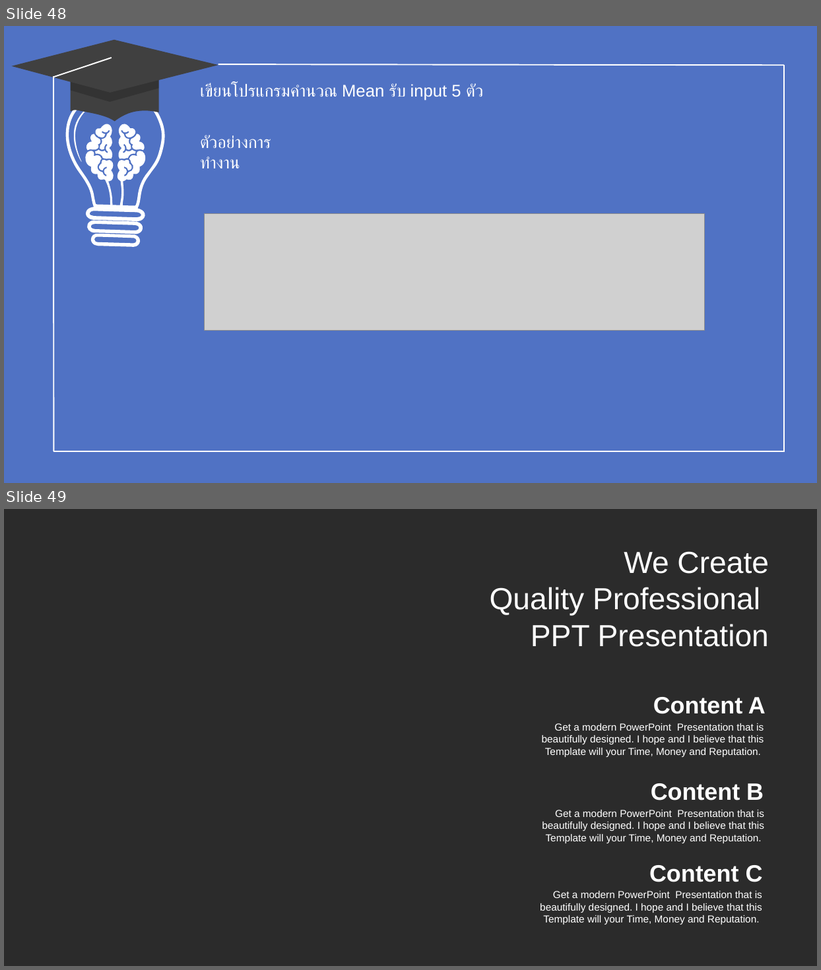
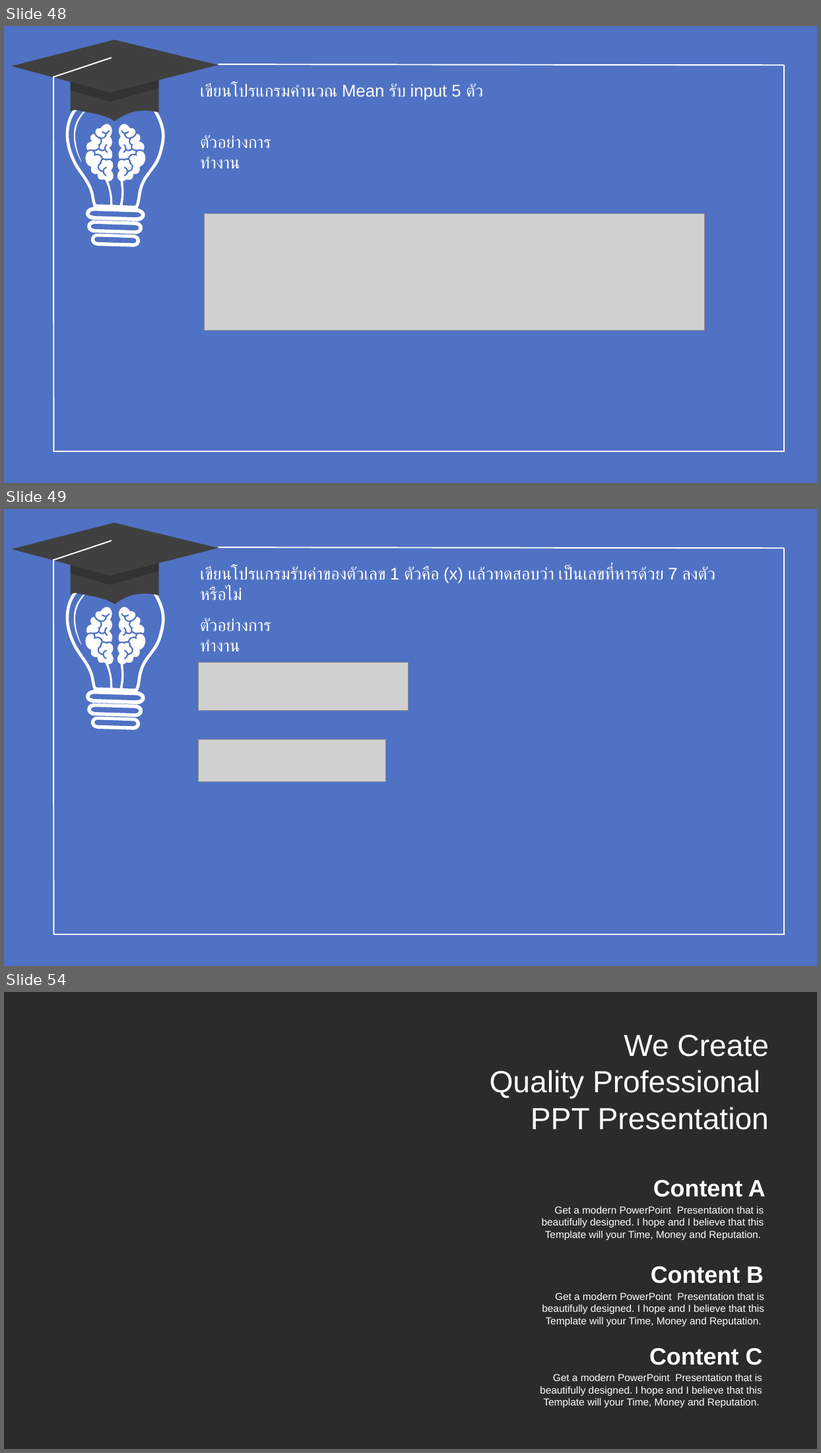
Before and after one commit to WatcharapolxFa/SolveProblemsIn-C-Language, a slide deck: TeachCLanguage/C.pptx. Shown one above the other, each under a label of ours: slides 48 and 49 before the commit, slides 48, 49 and 54 after it; the slides between them are not shown. The pictures are 821x970 and 821x1453 pixels, drawn with LibreOffice and Linux fonts; fonts in the diff are those of the drawing; grey boxes stand for pictures; background and template pictures are left out; a plain dark background stands for a picture behind light text. Boxes give left, top, right and bottom in pixels: in the first picture for what was removed or moved away, otherwise in the second. Text is boxed around its words. In the diff, an @@ line names an element or a change of style, - is before the commit and + after.

```diff
--- a/TeachCLanguage/C.pptx
+++ b/TeachCLanguage/C.pptx
@@ slide 49 added at box(4, 509, 817, 966), background #5072C4 @@
@@ line added from (784, 548) to (218, 547), #FFFFFF 1.5 pt @@
@@ line added from (784, 548) to (784, 935), #FFFFFF 1.5 pt @@
@@ group added at box(11, 522, 218, 935): 3 freeform shapes, 2 lines @@
@@ text added at box(200, 566, 706, 584), 20 pt, text #FFFFFF @@
+เขียนโปรแกรมรับค่าของตัวเลข 1 ตัวคือ (x) แล้วทดสอบว่า เป็นเลขที่หารด้วย 7 ลงตัวหรือไม่
@@ freeform shape added at box(65, 570, 164, 730), fill #FFFFFF @@
@@ freeform shape added at box(77, 601, 151, 693), fill #FFFFFF @@
@@ text added at box(200, 618, 271, 652), 20 pt, text #FFFFFF @@
+ตัวอย่างการทำงาน
@@ picture added at box(199, 663, 409, 711) @@
@@ picture added at box(198, 739, 385, 782) @@
@@ line added from (784, 935) to (54, 935), #FFFFFF 1.5 pt @@
@@ what was slide 49 is now slide 54 @@
```
Also in this commit, not shown: 1 slide changed, 4 other slides added, 1 slide removed, 16 other files.
